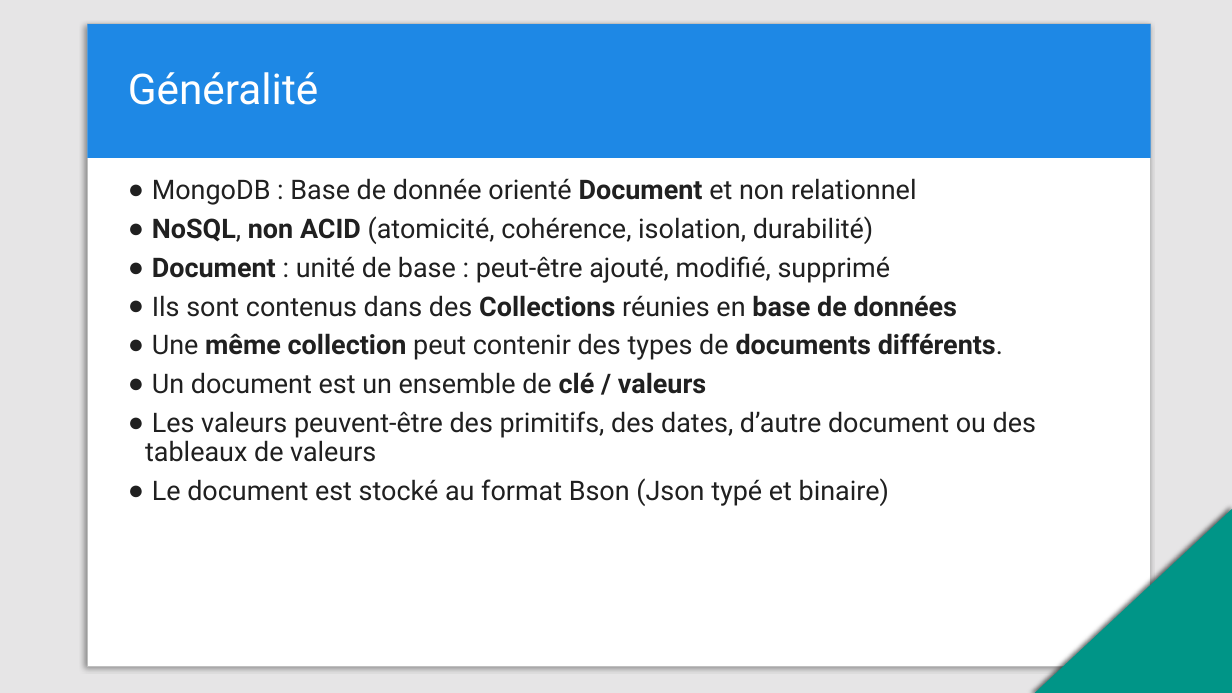
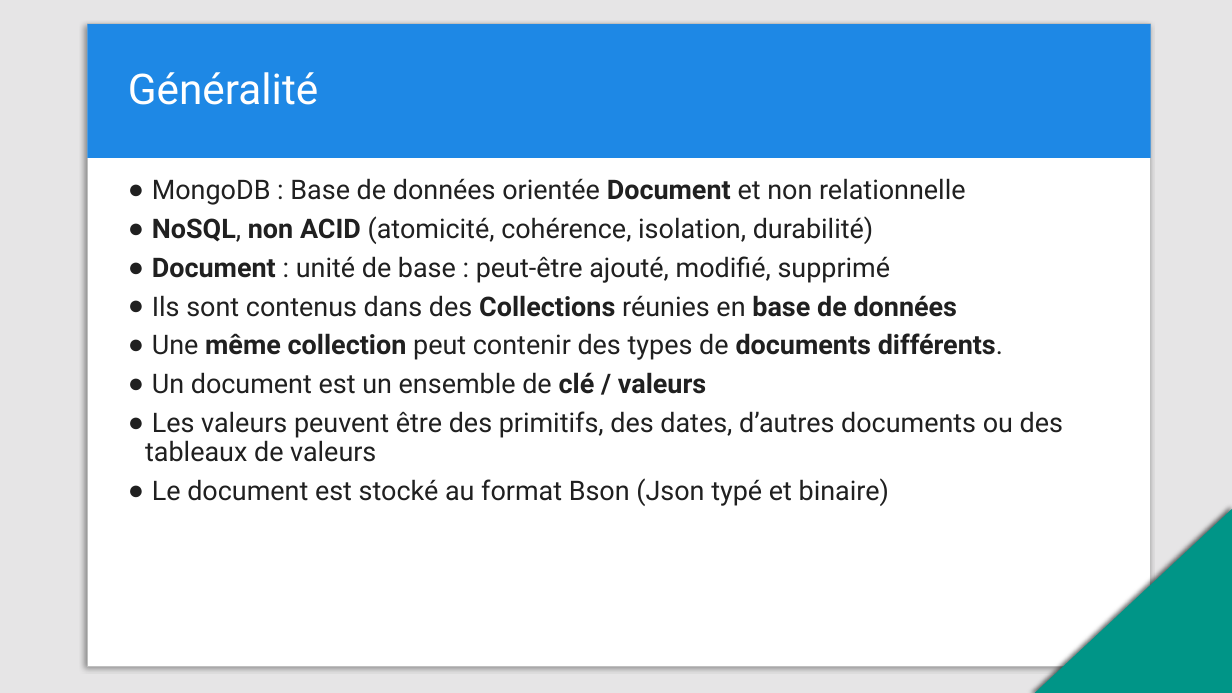
Before and after one commit to dohr-michael/training-mongodb, a slide deck: slide 3 of MongoDB-CRUD.pptx. Drawn at 1232x693 pixels with LibreOffice and Linux fonts; fonts in the diff are those of the drawing. Boxes give left, top, right and bottom in pixels: in the first picture for what was removed or moved away, otherwise in the second. Text is boxed around its words. In the diff, an @@ line names an element or a change of style, - is before the commit and + after.

```diff
--- a/MongoDB-CRUD.pptx
+++ b/MongoDB-CRUD.pptx
@@ text at (152,178,966,205): text changed @@
-● MongoDB : Base de donnée orienté Document et non relationnel
+● MongoDB : Base de données orientée Document et non relationnelle
@@ text at (145,411,1063,462): text changed @@
-● Les valeurs peuvent-être des primitifs, des dates, d’autre document ou des tableaux de valeurs
+● Les valeurs peuvent être des primitifs, des dates, d’autres documents ou des tableaux de valeurs
```
Also in this commit, not shown: 13 other slides changed.
